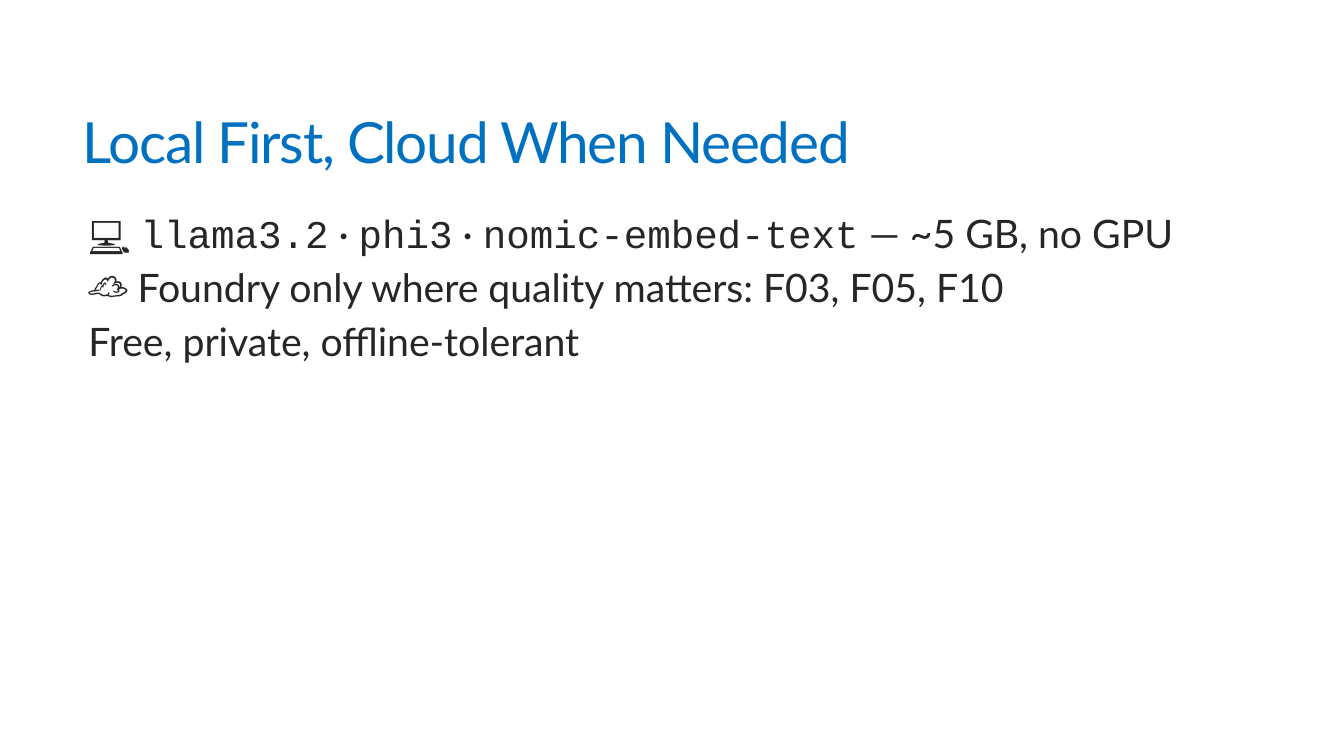
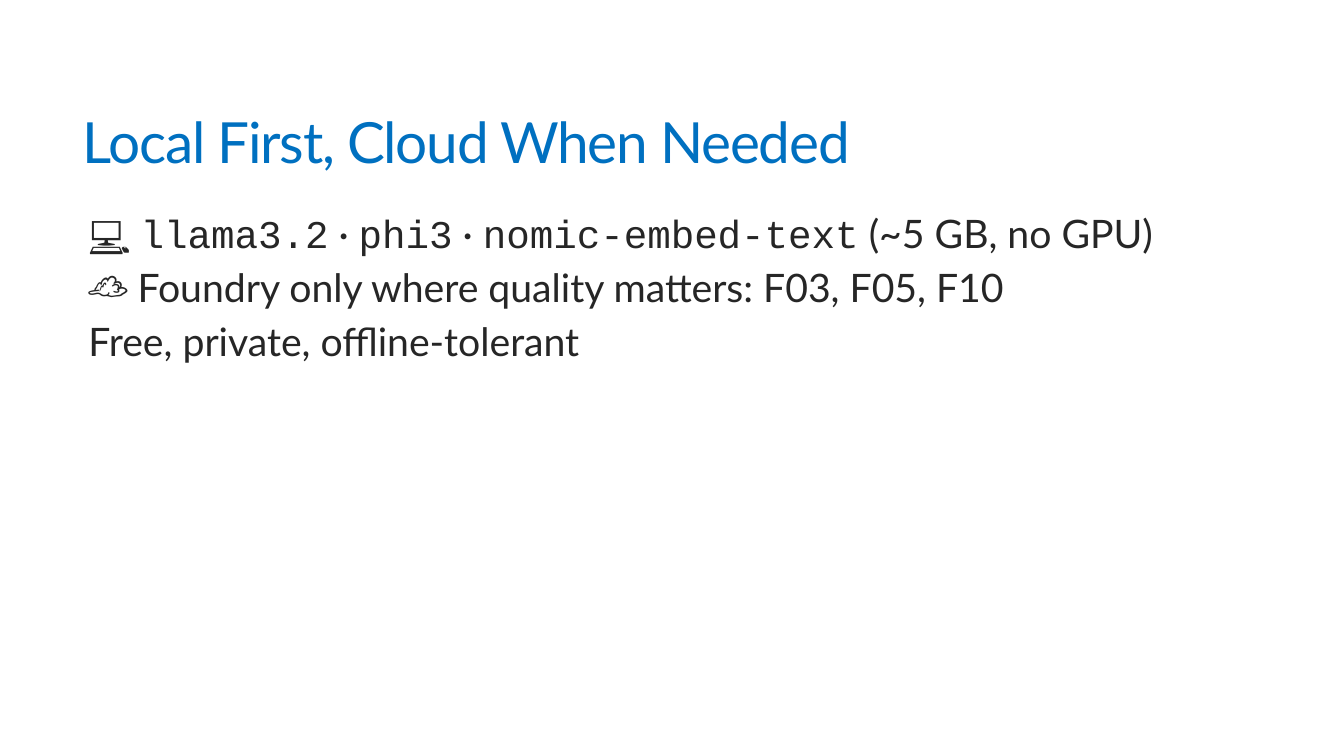
Before and after one commit to trailheadtechnology/10-ai-features-workshop, a slide deck: slide 46 of docs/slides/pptx/M0-opening.pptx (slide 50 before the commit). Drawn at 1344x756 pixels with LibreOffice and Linux fonts; fonts in the diff are those of the drawing. Boxes give left, top, right and bottom in pixels: in the first picture for what was removed or moved away, otherwise in the second. Text is boxed around its words. In the diff, an @@ line names an element or a change of style, - is before the commit and + after.

```diff
--- a/docs/slides/pptx/M0-opening.pptx
+++ b/docs/slides/pptx/M0-opening.pptx
@@ text at box(141, 218, 1153, 256): text changed @@
-  💻 llama3.2 · phi3 · nomic-embed-text — ~5 GB, no GPU
+  💻 llama3.2 · phi3 · nomic-embed-text (~5 GB, no GPU)
```
Also in this commit, not shown: 11 other slides changed, 2 slides added, 9 slides removed, 59 other files.
